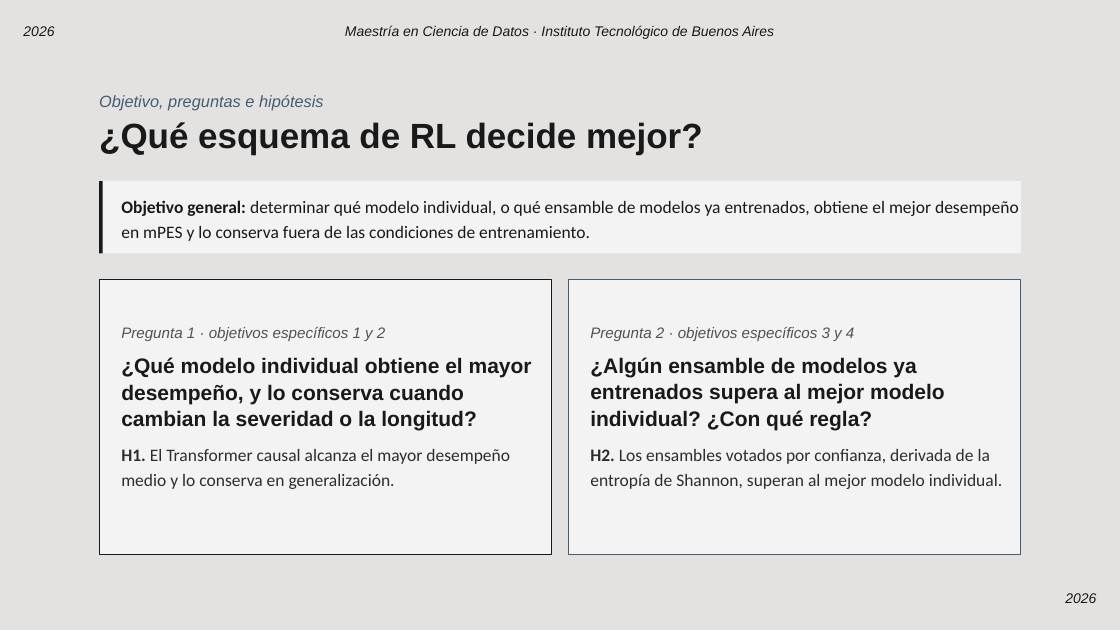
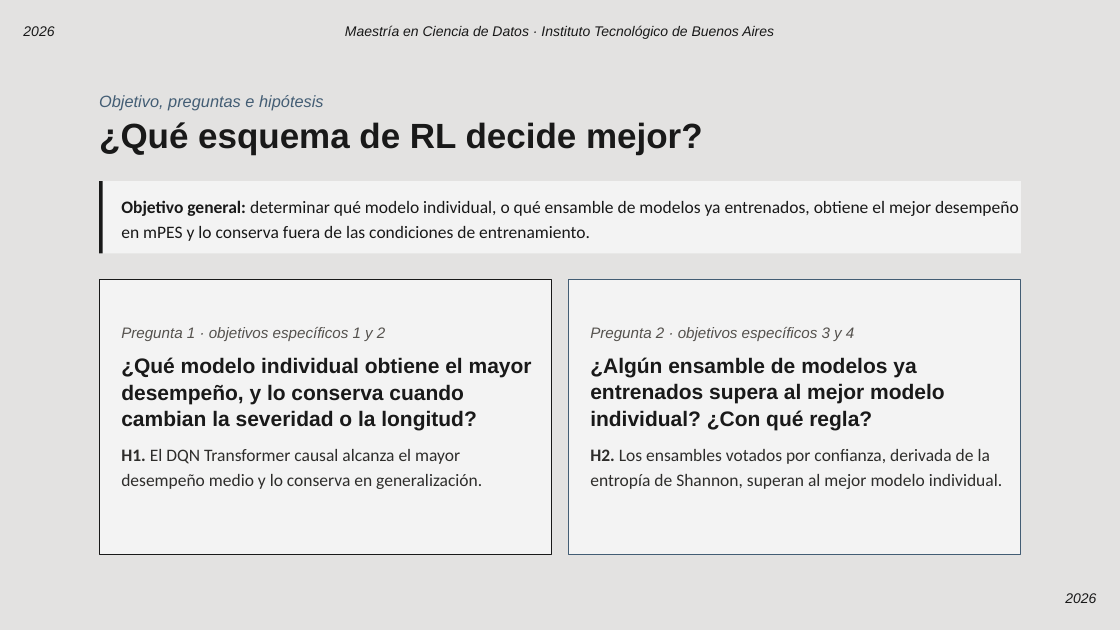
Before and after one commit to Maximiliano0/mPES, a slide deck: slide 6 of writings/out/mPES — Defensa de tesis.pptx. Drawn at 1120x630 pixels with LibreOffice and Linux fonts; fonts in the diff are those of the drawing; background and template pictures are left out. Boxes give left, top, right and bottom in pixels: in the first picture for what was removed or moved away, otherwise in the second. Text is boxed around its words. In the diff, an @@ line names an element or a change of style, - is before the commit and + after.

```diff
--- a/writings/out/mPES — Defensa de tesis.pptx
+++ b/writings/out/mPES — Defensa de tesis.pptx
@@ text at (121,449,482,489): text changed @@
-H1. El Transformer causal alcanza el mayor desempeño medio y lo conserva en generalización.
+H1. El DQN Transformer causal alcanza el mayor desempeño medio y lo conserva en generalización.
```
Also in this commit, not shown: 14 other slides changed.
